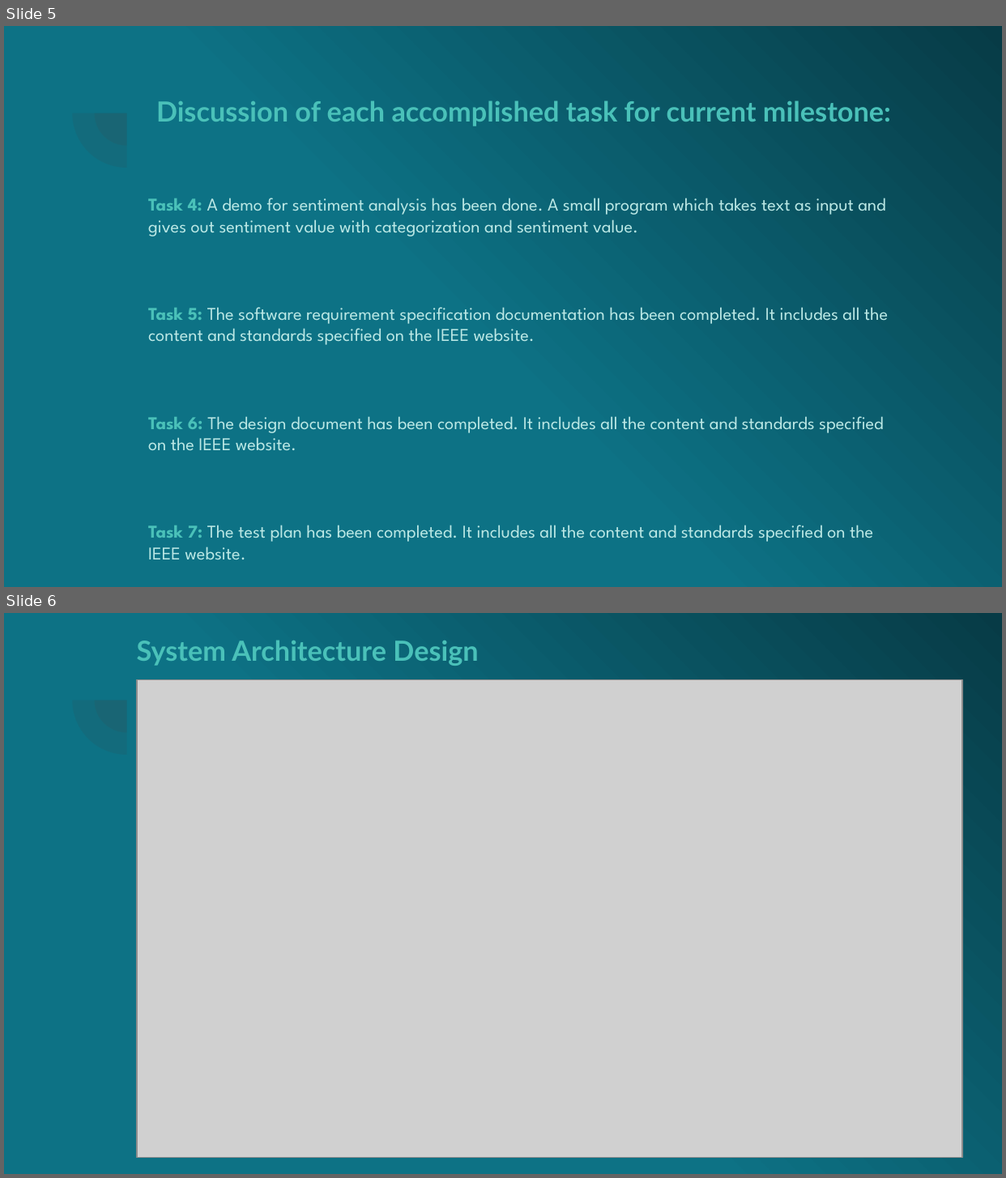
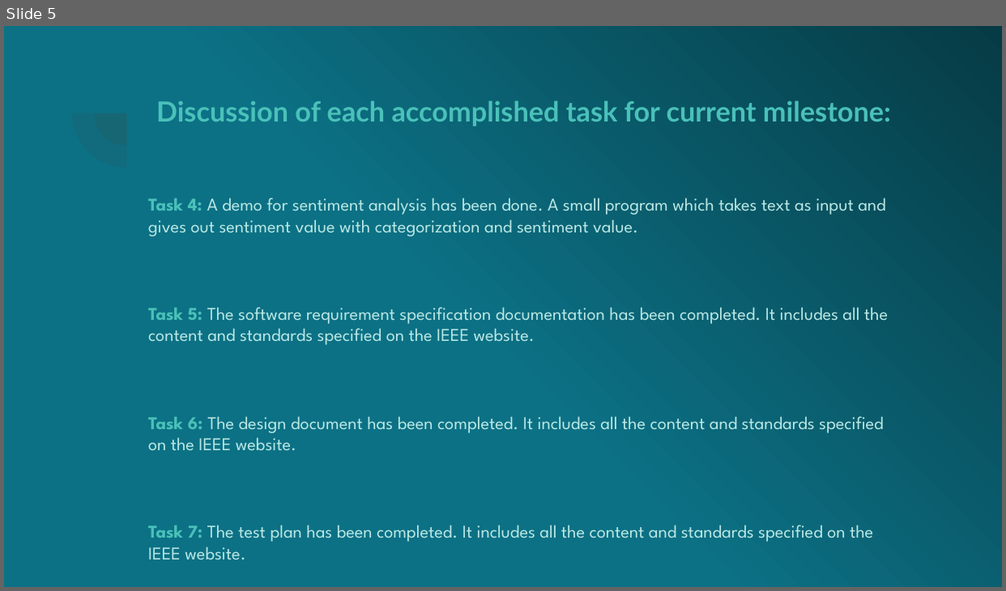
Before and after one commit to fobmsm/fobm.github.io, a slide deck: Milestone1.ppsx. Shown one above the other, each under a label of ours: slides 5 and 6 before the commit, slide 5 after it. The pictures are 1006x1178 and 1006x591 pixels, drawn with LibreOffice and Linux fonts; fonts in the diff are those of the drawing; grey boxes stand for pictures. Boxes give left, top, right and bottom in pixels: in the first picture for what was removed or moved away, otherwise in the second. Text is boxed around its words. In the diff, an @@ line names an element or a change of style, - is before the commit and + after.

```diff
--- a/Milestone1.ppsx
+++ b/Milestone1.ppsx
@@ slide 6 removed at box(4, 613, 1002, 1174), background gradient #0D7285 to #073B46; not listed: 2 template elements that a slide beside it also shows @@
@@ text removed at box(137, 641, 478, 666) @@
-System Architecture Design
@@ picture removed at box(137, 680, 962, 1158) @@
```
Also in this commit, not shown: 6 other slides changed, 7 slides added, 6 other slides removed.
